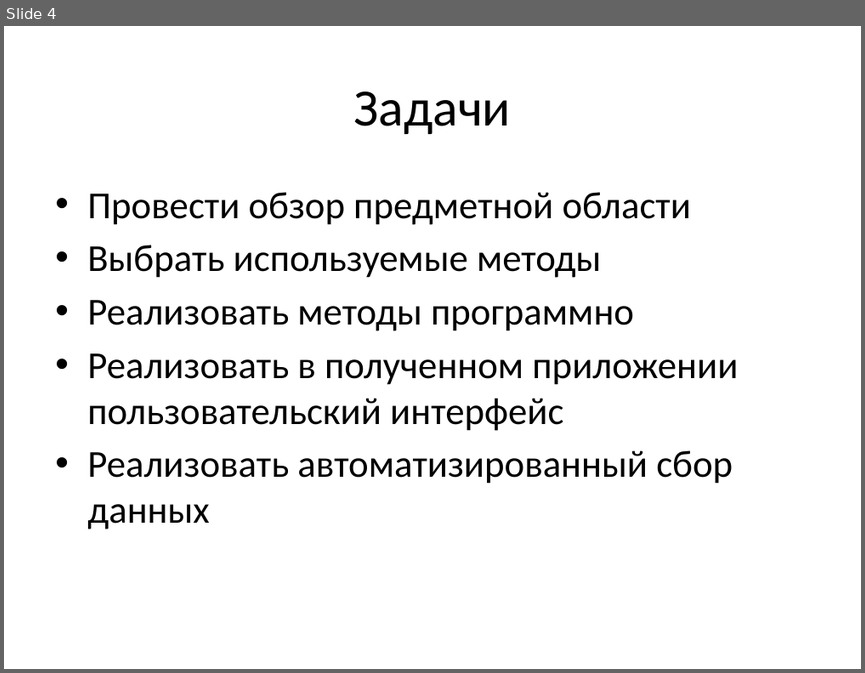
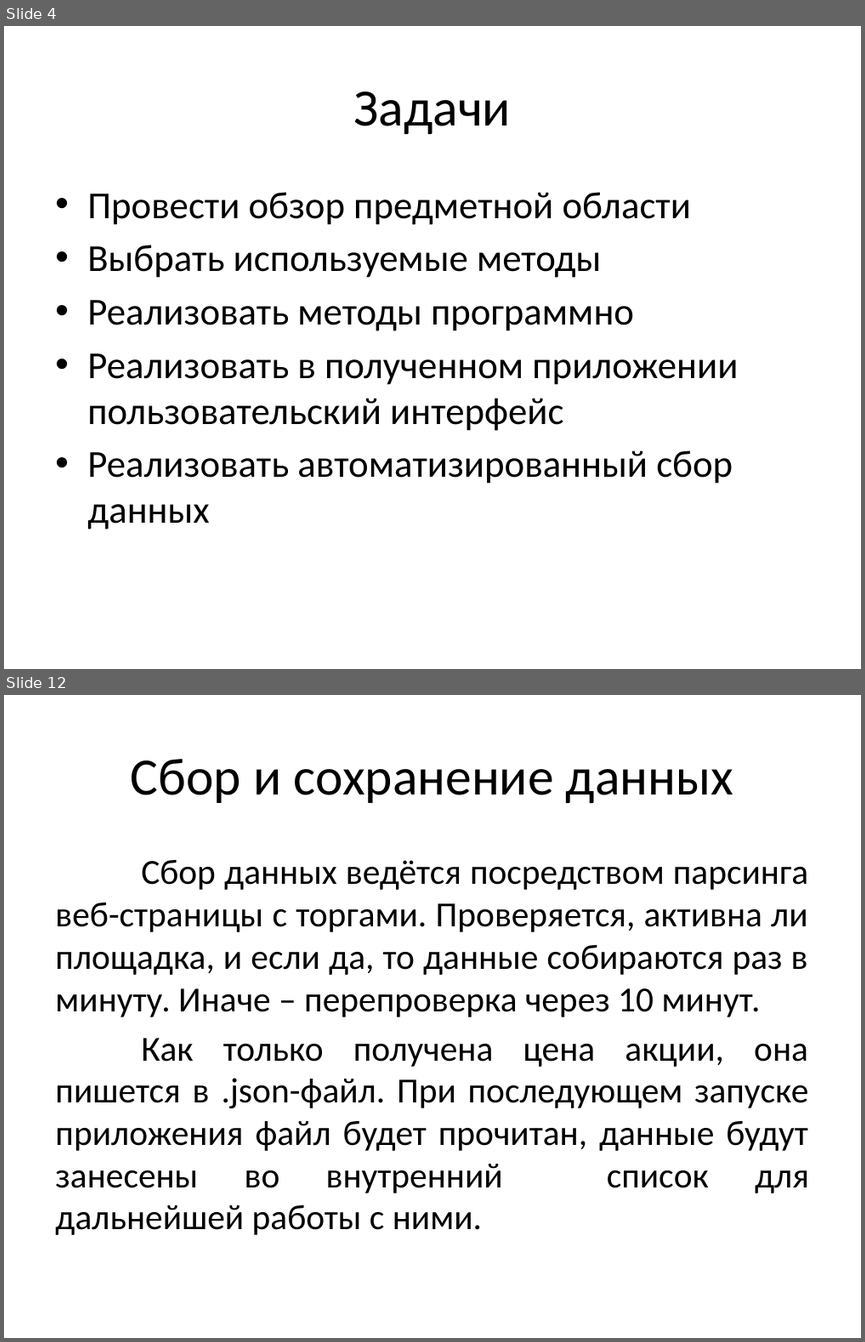
Before and after one commit to Leoprolder/diploma, a slide deck: Презентация.pptx. Shown one above the other, each under a label of ours: slide 4 before the commit, slides 4 and 12 after it; the slides between them are not shown. The pictures are 865x673 and 865x1342 pixels, drawn with LibreOffice and Linux fonts; fonts in the diff are those of the drawing. Boxes give left, top, right and bottom in pixels: in the first picture for what was removed or moved away, otherwise in the second. Text is boxed around its words. In the diff, an @@ line names an element or a change of style, - is before the commit and + after.

```diff
--- a/Презентация.pptx
+++ b/Презентация.pptx
@@ slide 12 added at bbox=[4, 695, 861, 1338], background #FFFFFF @@
@@ title added at bbox=[131, 759, 733, 803], 44 pt, text #000000 @@
+Сбор и сохранение данных
@@ text added at bbox=[55, 860, 809, 1235], 29.6 pt, text #000000 @@
+Сбор данных ведётся посредством парсинга веб-страницы с торгами. Проверяется, активна ли площадка, и если да, то данные собираются раз в минуту. Иначе – перепроверка через 10 минут.
+Как только получена цена акции, она пишется в .json-файл. При последующем запуске приложения файл будет прочитан, данные будут занесены во внутренний список для дальнейшей работы с ними.
```
Also in this commit, not shown: 11 other slides added, 1 slide removed, 1 other file.
